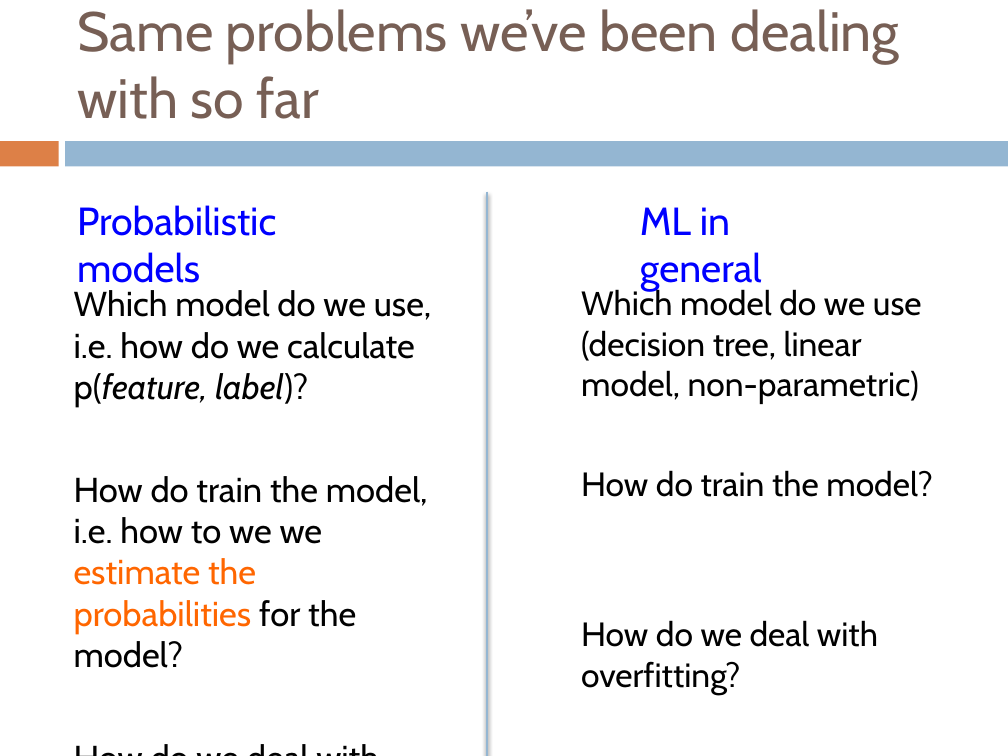
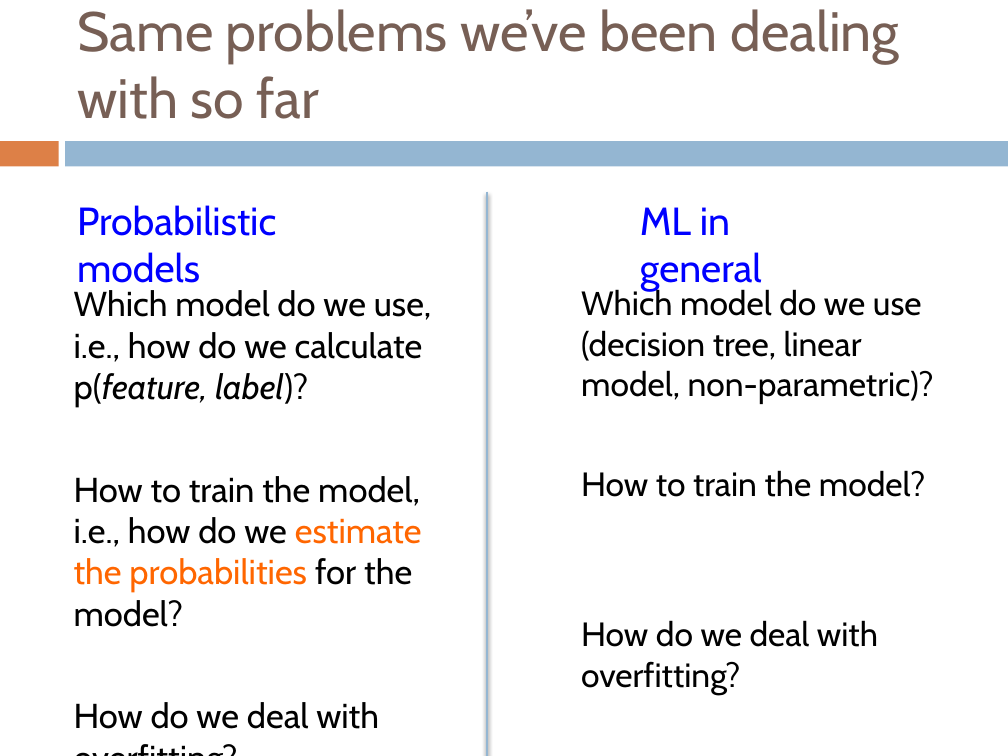
Before and after one commit to Collins-kariuk/Machine-Learning-CS158, a slide deck: slide 51 of Lectures/Lecture 13_Probability.pptx. Drawn at 1008x756 pixels with LibreOffice and Linux fonts; fonts in the diff are those of the drawing. Boxes give left, top, right and bottom in pixels: in the first picture for what was removed or moved away, otherwise in the second. Text is boxed around its words. In the diff, an @@ line names an element or a change of style, - is before the commit and + after.

```diff
--- a/Lectures/Lecture 13_Probability.pptx
+++ b/Lectures/Lecture 13_Probability.pptx
@@ text at box(74, 290, 432, 627): text changed @@
-Which model do we use, i.e. how do we calculate p(feature, label)?
-How do train the model, i.e. how to we we estimate the probabilities for the model?
+Which model do we use, i.e., how do we calculate p(feature, label)?
+How to train the model, i.e., how do we estimate the probabilities for the model?
@@ text at box(581, 287, 934, 497): text changed @@
-Which model do we use (decision tree, linear model, non-parametric)
-How do train the model?
+Which model do we use (decision tree, linear model, non-parametric)?
+How to train the model?
```
Also in this commit, not shown: 8 other slides changed.
